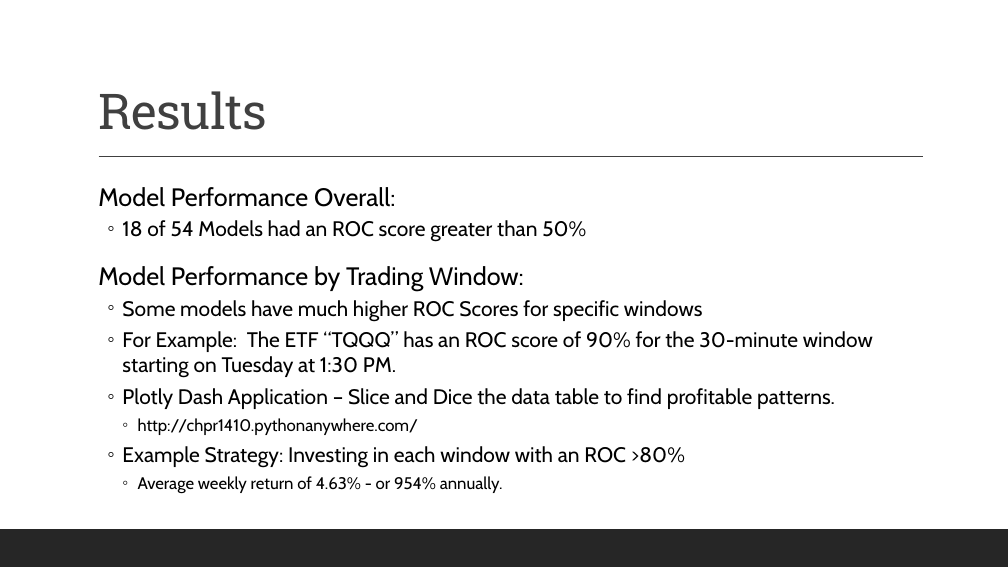
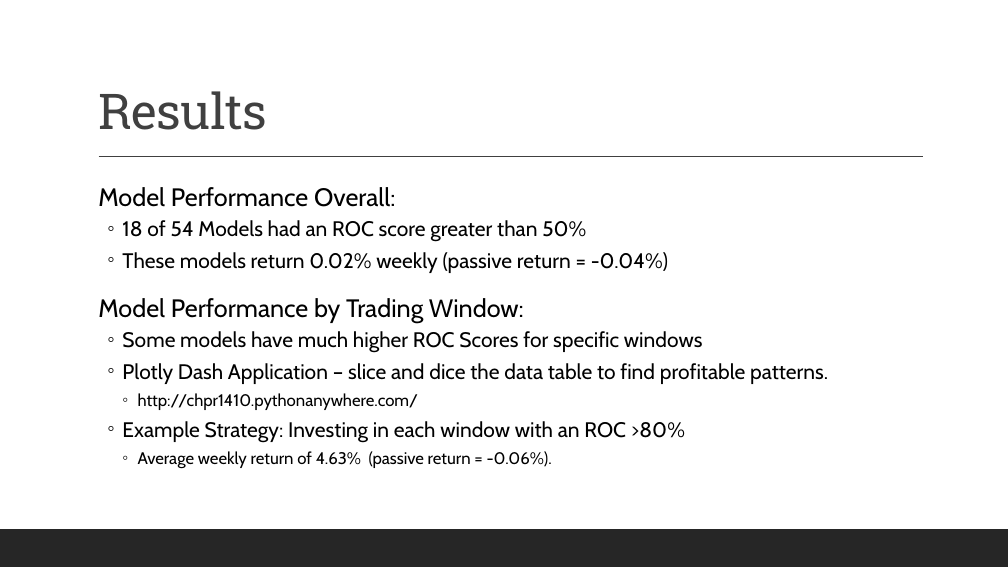
Before and after one commit to chpr1410/MSDS696-Practicum, a slide deck: slide 8 of Project Deck.pptx. Drawn at 1008x567 pixels with LibreOffice and Linux fonts; fonts in the diff are those of the drawing. Boxes give left, top, right and bottom in pixels: in the first picture for what was removed or moved away, otherwise in the second. Text is boxed around its words. In the diff, an @@ line names an element or a change of style, - is before the commit and + after.

```diff
--- a/Project Deck.pptx
+++ b/Project Deck.pptx
@@ text at <box>122,252,668,273</box>: paragraph added @@
+  ◦ These models return 0.02% weekly (passive return = -0.04%)
@@ text at <box>122,363,828,384</box>: text changed @@
-  ◦ For Example: The ETF “TQQQ” has an ROC score of 90% for the 30-minute window starting on Tuesday at 1:30 PM.
-  ◦ Plotly Dash Application – Slice and Dice the data table to find profitable patterns.
+  ◦ Plotly Dash Application – slice and dice the data table to find profitable patterns.
@@ text at <box>138,451,552,468</box>: text changed @@
-    ◦ Average weekly return of 4.63% - or 954% annually.
+    ◦ Average weekly return of 4.63% (passive return = -0.06%).
```
